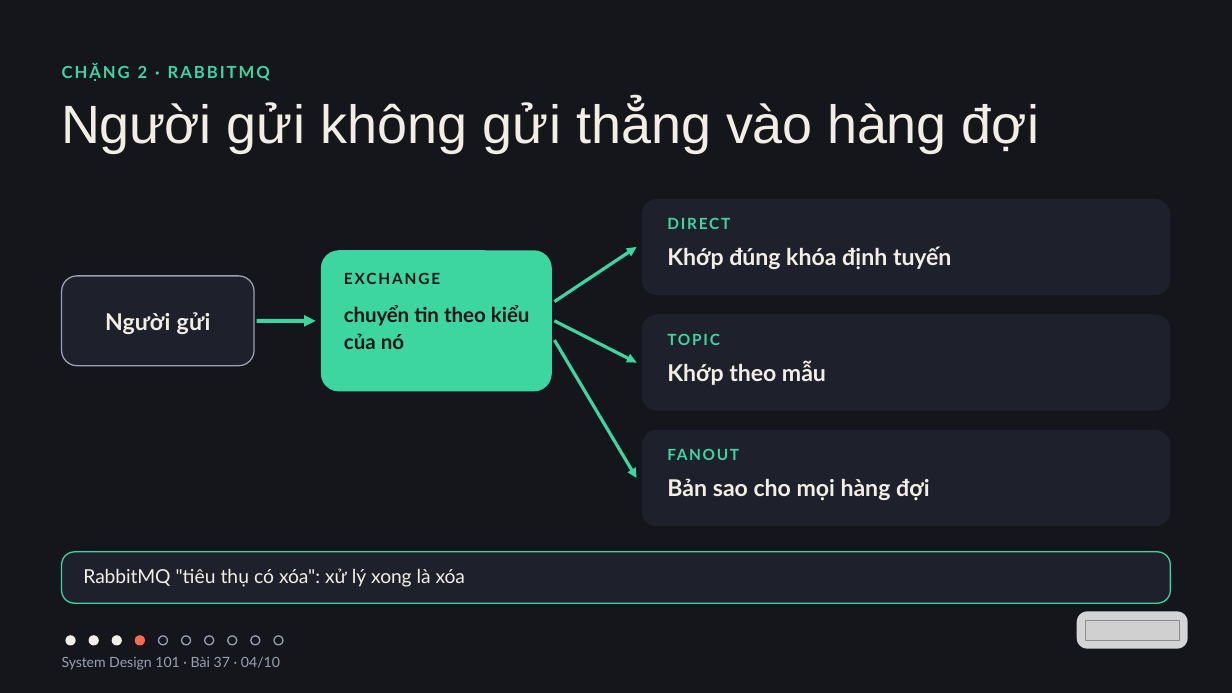
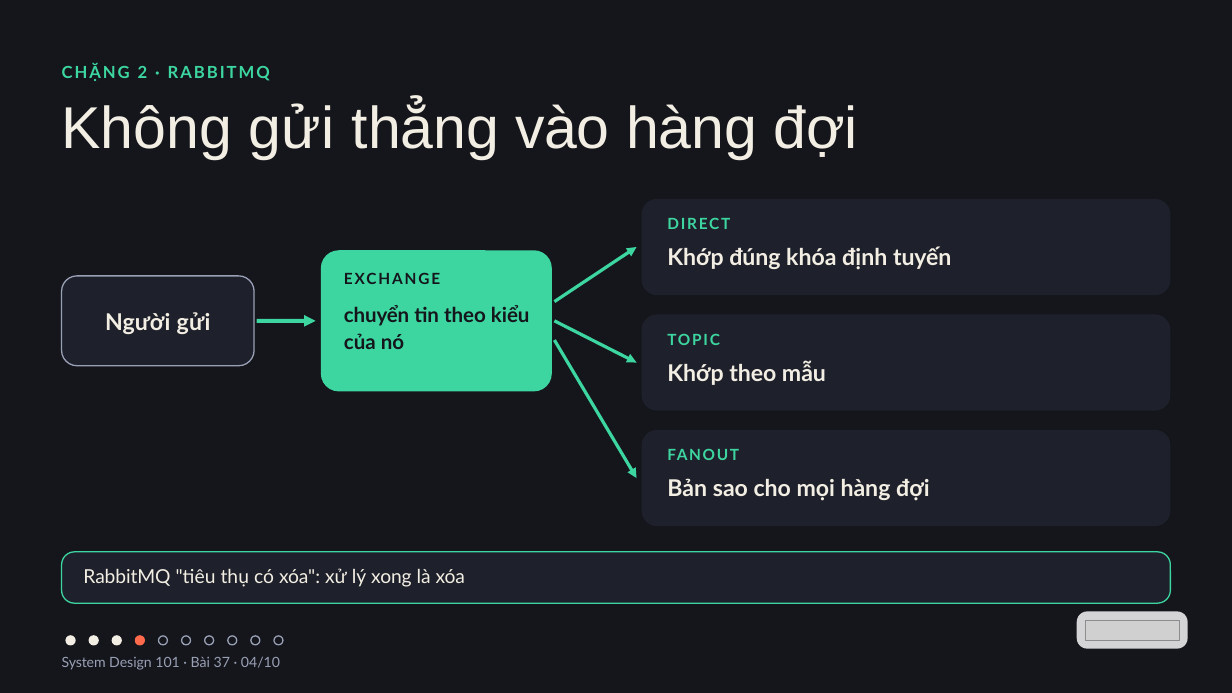
Before and after one commit to vohoailinh90/tool-marketing-studio, a slide deck: slide 4 of system-design-101/vi/lessons/sd-04-037/slides/sd-04-037.pptx. Drawn at 1232x693 pixels with LibreOffice and Linux fonts; fonts in the diff are those of the drawing; grey boxes stand for pictures. Boxes give left, top, right and bottom in pixels: in the first picture for what was removed or moved away, otherwise in the second. Text is boxed around its words. In the diff, an @@ line names an element or a change of style, - is before the commit and + after.

```diff
--- a/system-design-101/vi/lessons/sd-04-037/slides/sd-04-037.pptx
+++ b/system-design-101/vi/lessons/sd-04-037/slides/sd-04-037.pptx
@@ text at bbox=[62, 101, 858, 159]: text changed; size 63 to 69 pt @@
-Người gửi không gửi thẳng vào hàng đợi
+Không gửi thẳng vào hàng đợi
```
Also in this commit, not shown: 7 other slides changed, 2 other files.
